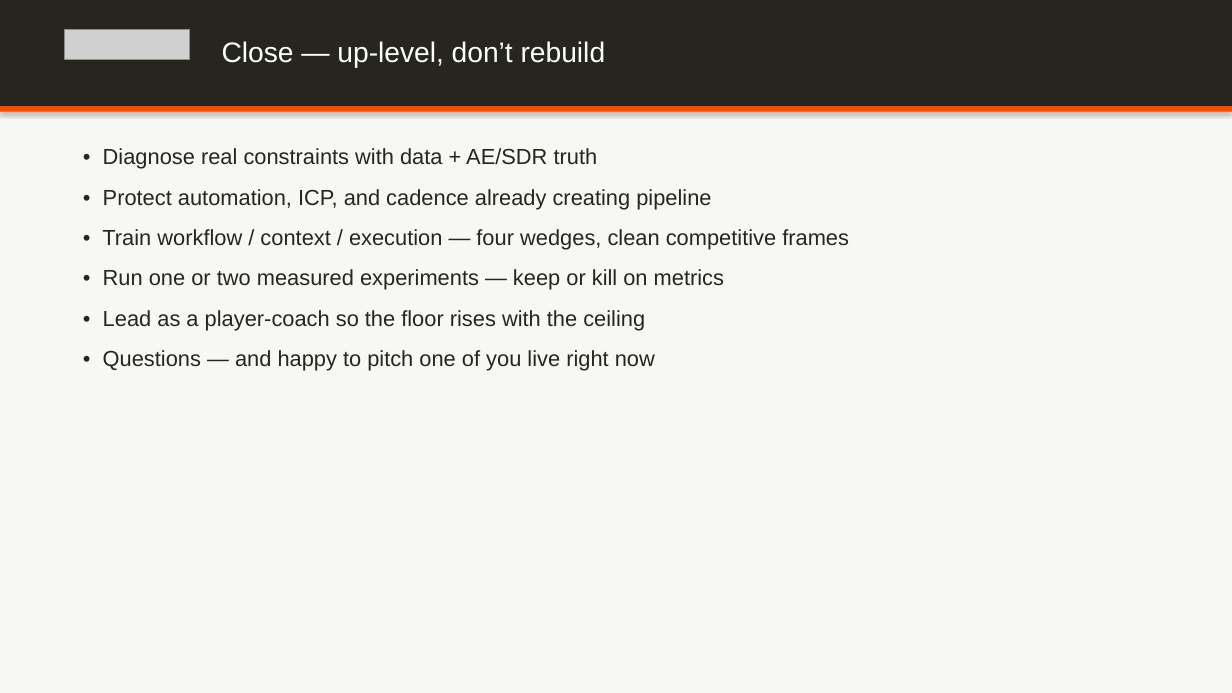
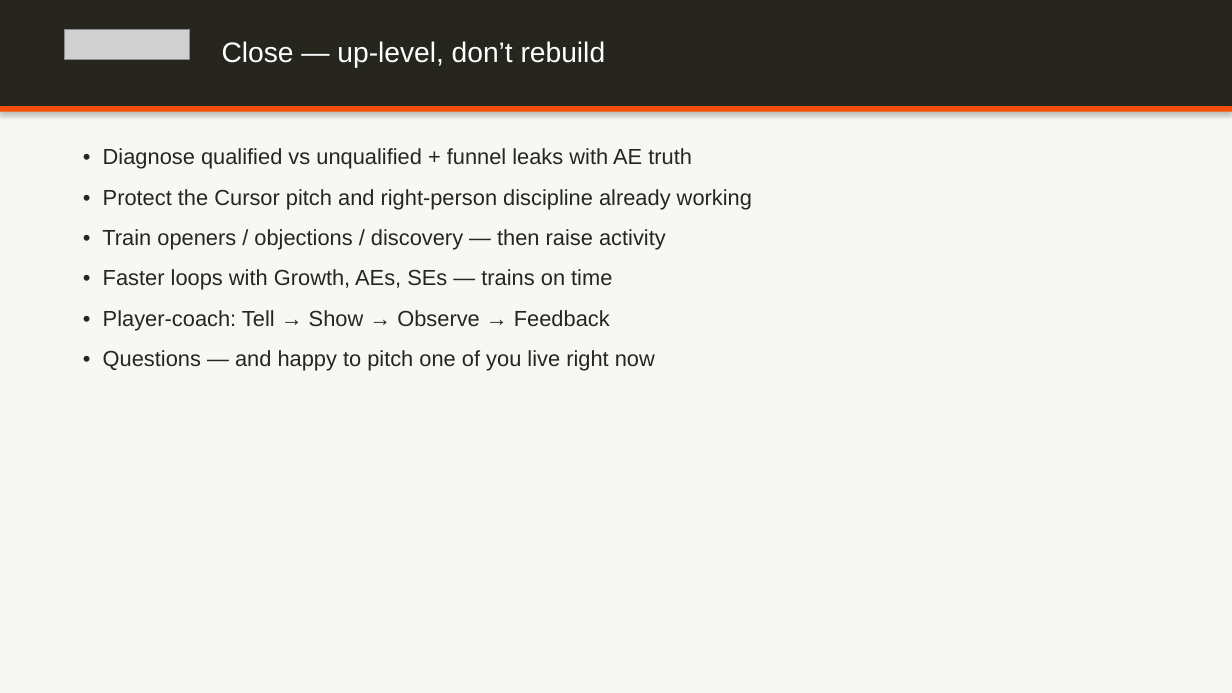
Before and after one commit to dempseli01-stack/lindsey, a slide deck: slide 23 of Lindsey_Presentation.pptx (slide 22 before the commit). Drawn at 1232x693 pixels with LibreOffice and Linux fonts; fonts in the diff are those of the drawing; grey boxes stand for pictures. Boxes give left, top, right and bottom in pixels: in the first picture for what was removed or moved away, otherwise in the second. Text is boxed around its words. In the diff, an @@ line names an element or a change of style, - is before the commit and + after.

```diff
--- a/Lindsey_Presentation.pptx
+++ b/Lindsey_Presentation.pptx
@@ text at (x1=102, y1=148, x2=752, y2=330): text changed @@
-• Diagnose real constraints with data + AE/SDR truth
-• Protect automation, ICP, and cadence already creating pipeline
-• Train workflow / context / execution — four wedges, clean competitive frames
-• Run one or two measured experiments — keep or kill on metrics
-• Lead as a player-coach so the floor rises with the ceiling
+• Diagnose qualified vs unqualified + funnel leaks with AE truth
+• Protect the Cursor pitch and right-person discipline already working
+• Train openers / objections / discovery — then raise activity
+• Faster loops with Growth, AEs, SEs — trains on time
+• Player-coach: Tell → Show → Observe → Feedback
```
Also in this commit, not shown: 3 other slides changed, 6 slides added, 5 slides removed, 2 other files.
